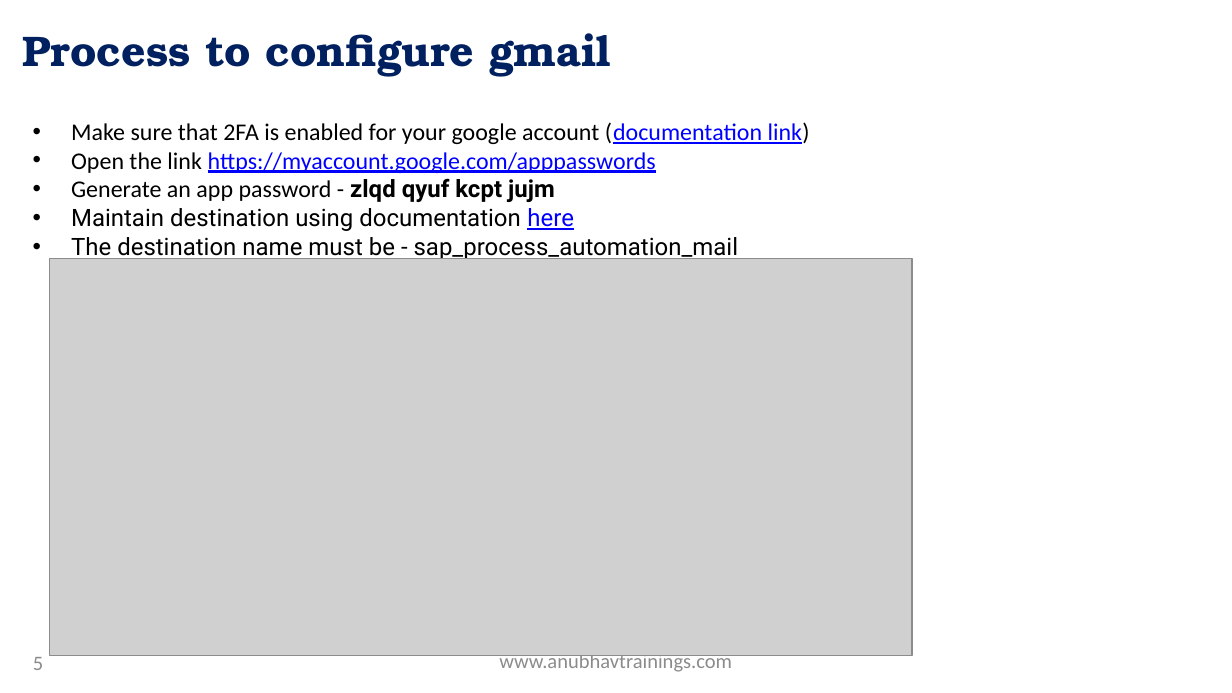
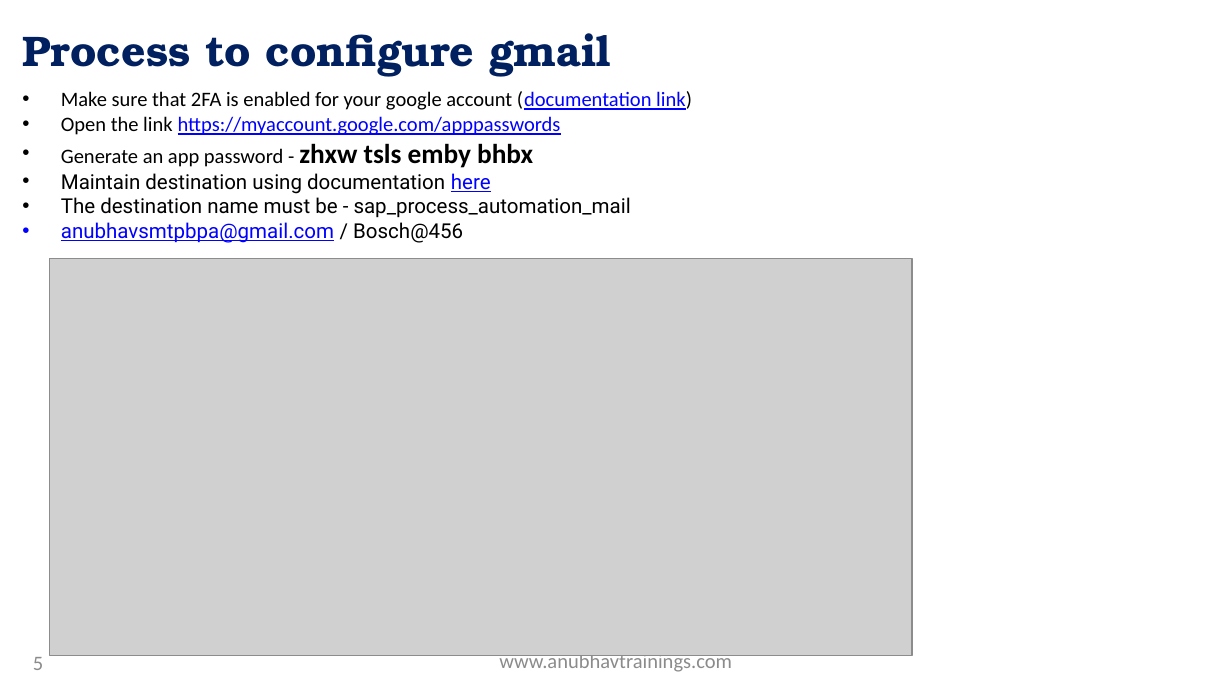
Before and after one commit to soyuztechnologies/SAP_Build_End_to_End, a slide deck: slide 5 of Day 4/SAP Build Training Day 4.pptx. Drawn at 1232x693 pixels with LibreOffice and Linux fonts; fonts in the diff are those of the drawing; grey boxes stand for pictures; background and template pictures are left out. Boxes give left, top, right and bottom in pixels: in the first picture for what was removed or moved away, otherwise in the second. Text is boxed around its words. In the diff, an @@ line names an element or a change of style, - is before the commit and + after.

Commit message:
Auto bot updater Datasphere Course

```diff
--- a/Day 4/SAP Build Training Day 4.pptx
+++ b/Day 4/SAP Build Training Day 4.pptx
@@ text "Make sure that 2FA is ...": place and size @@
-text "Make sure that 2FA is ..." at box(71, 122, 810, 261)
+text "Make sure that 2FA is ..." at box(61, 91, 692, 243)
@@ text at box(61, 91, 692, 218): size 14 to 12 pt in "Make sure that 2FA is enabled for ...", "Open the link https://myaccount.google.com/apppasswords", "Maintain destination using documentation here", "The destination name must be - sap_process_automation_mail" @@
@@ text at box(61, 143, 533, 168): text changed; size 14 to 12 pt @@
-• Generate an app password - zlqd qyuf kcpt jujm
+• Generate an app password - zhxw tsls emby bhbx
@@ text at box(61, 222, 463, 243): paragraph added @@
+• anubhavsmtpbpa@gmail.com / Bosch@456
```
